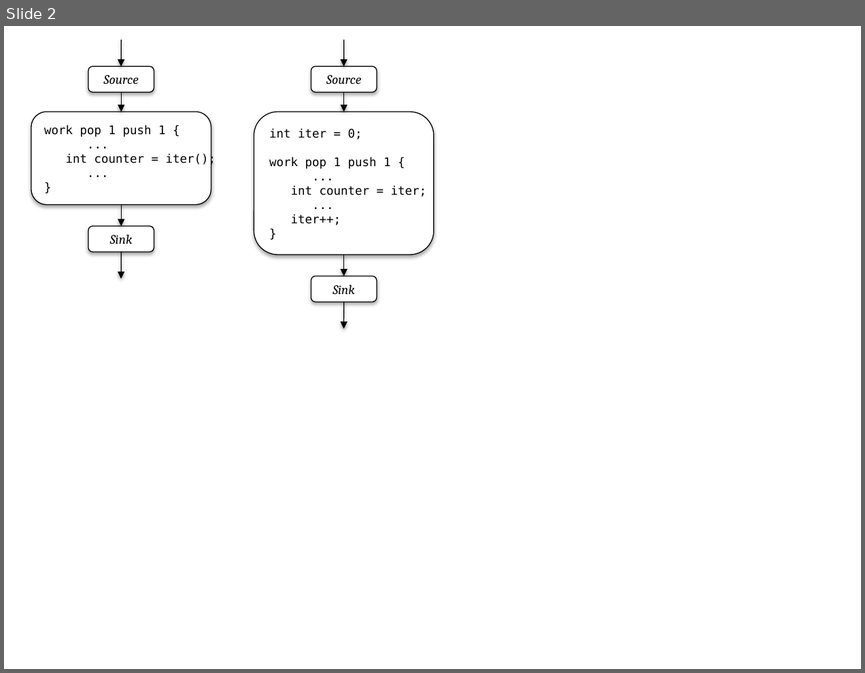
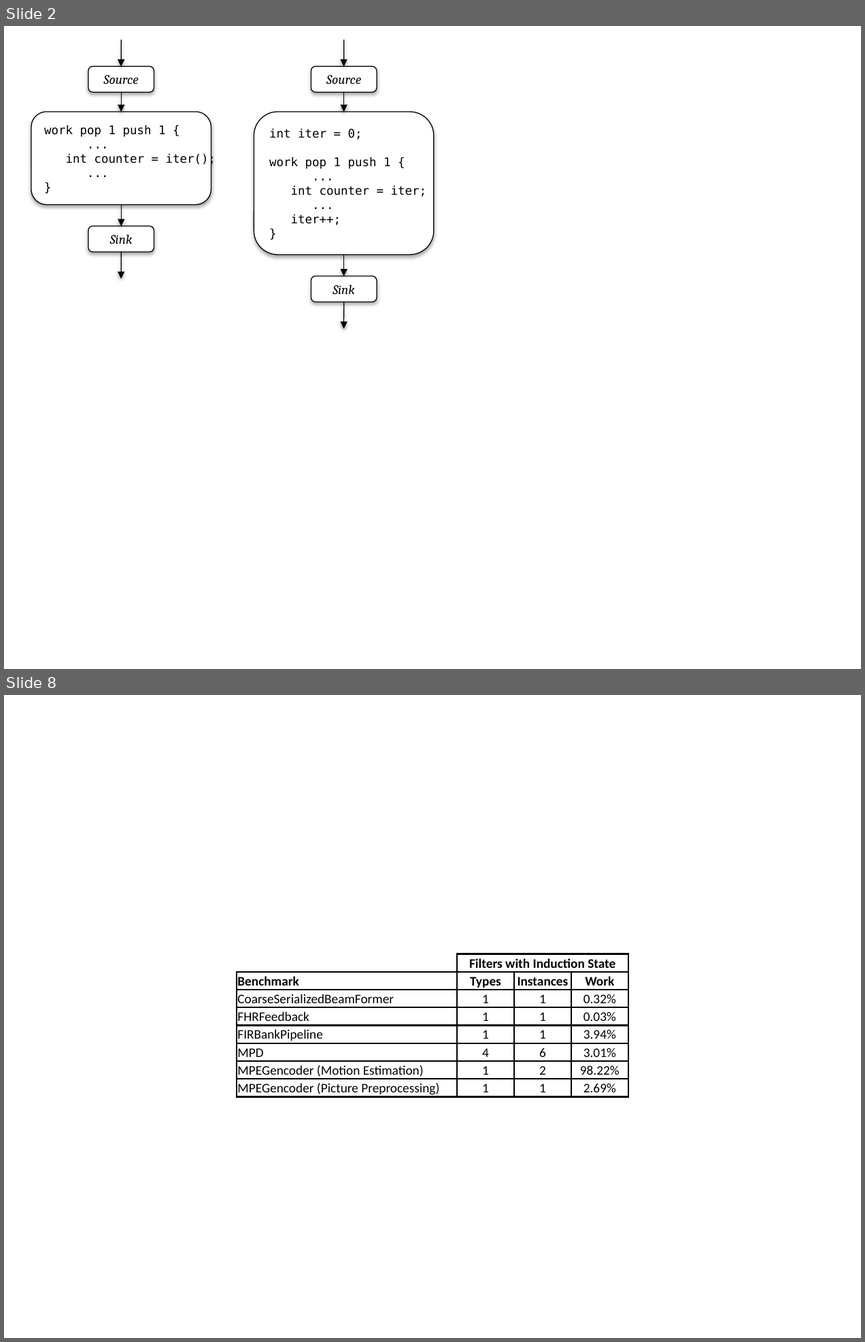
Before and after one commit to rrnewton/StreamIt, a slide deck: streams/docs/induction-state-2012/figures/fission-induction.pptx. Shown one above the other, each under a label of ours: slide 2 before the commit, slides 2 and 8 after it; the slides between them are not shown. The pictures are 865x673 and 865x1342 pixels, drawn with LibreOffice and Linux fonts; fonts in the diff are those of the drawing. Boxes give left, top, right and bottom in pixels: in the first picture for what was removed or moved away, otherwise in the second. Text is boxed around its words. In the diff, an @@ line names an element or a change of style, - is before the commit and + after.

```diff
--- a/streams/docs/induction-state-2012/figures/fission-induction.pptx
+++ b/streams/docs/induction-state-2012/figures/fission-induction.pptx
@@ slide 8 added at (4,695,861,1338), background #FFFFFF @@
@@ table added at (237,954,630,1098), 8 rows, 4 columns @@
+ | Filters with Induction State |  | 
+Benchmark | Types | Instances | Work
+CoarseSerializedBeamFormer | 1 | 1 | 0.32%
+FHRFeedback | 1 | 1 | 0.03%
+FIRBankPipeline | 1 | 1 | 3.94%
+MPD | 4 | 6 | 3.01%
+MPEGencoder (Motion Estimation) | 1 | 2 | 98.22%
+MPEGencoder (Picture Preprocessing) | 1 | 1 | 2.69%
```
Also in this commit, not shown: 2 slides changed, 4 other slides added.
